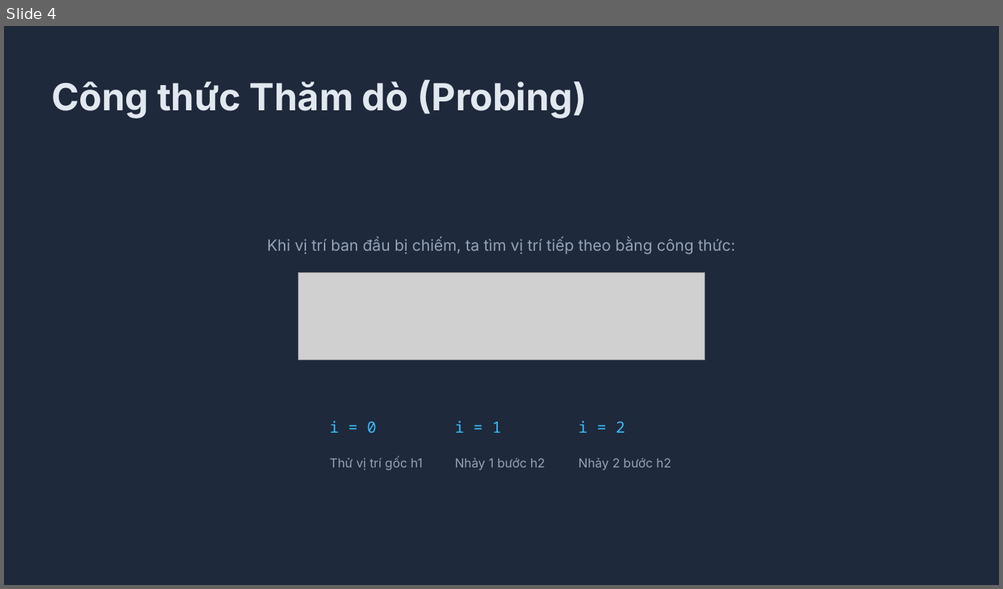
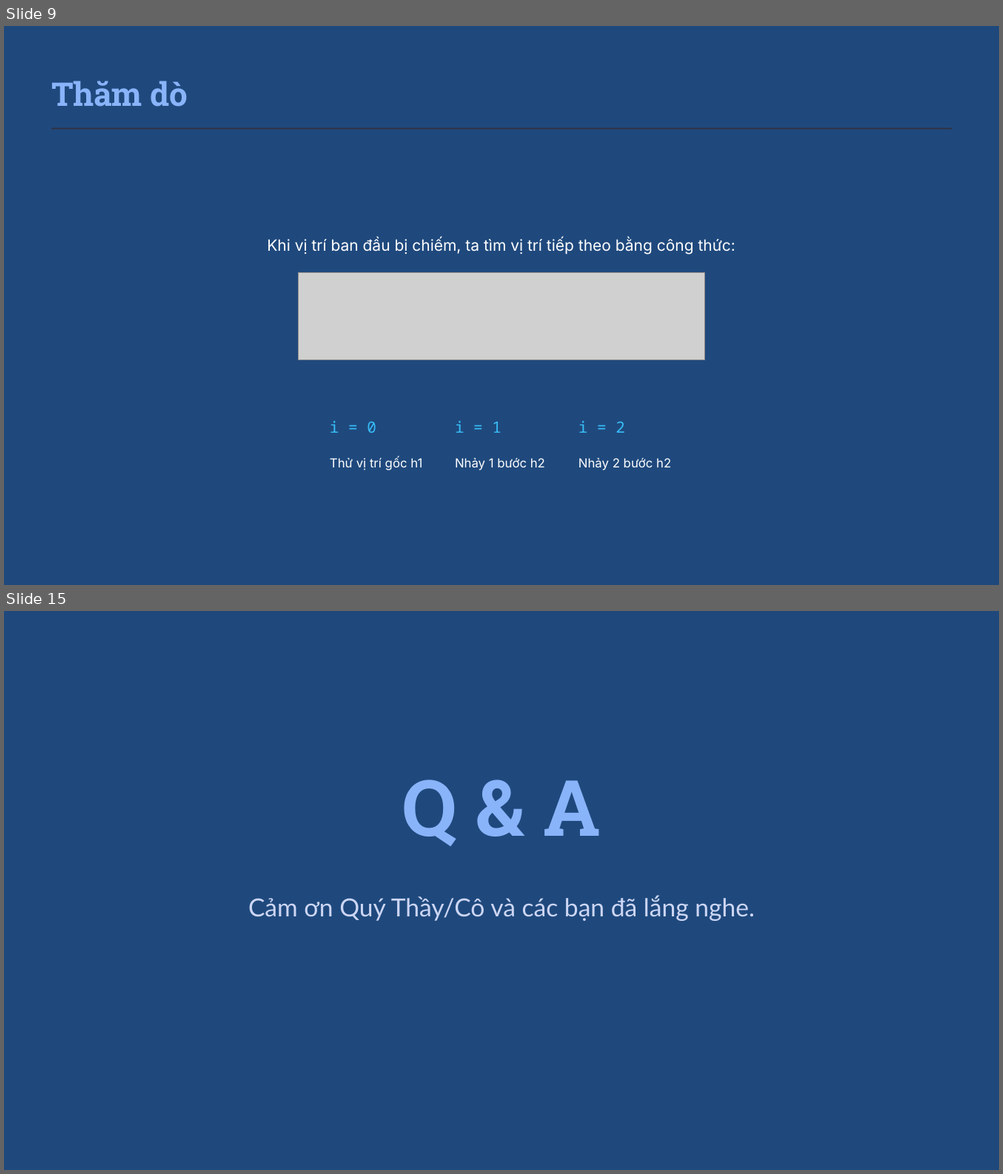
Before and after one commit to benx3/double-hash-demo, a slide deck: docs/Double Hashing Presentation.pptx. Shown one above the other, each under a label of ours: slide 4 before the commit, slides 9 and 15 after it; the slides between them are not shown. The pictures are 1003x589 and 1003x1174 pixels, drawn with LibreOffice and Linux fonts; fonts in the diff are those of the drawing; grey boxes stand for pictures. Boxes give left, top, right and bottom in pixels: in the first picture for what was removed or moved away, otherwise in the second. Text is boxed around its words. In the diff, an @@ line names an element or a change of style, - is before the commit and + after.

```diff
--- a/docs/Double Hashing Presentation.pptx
+++ b/docs/Double Hashing Presentation.pptx
@@ slide 15 added at bbox=[4, 611, 999, 1170], background #1F497D @@
@@ text added at bbox=[402, 780, 600, 846], 75 pt, text #89B4FA, bold @@
+Q & A
@@ text added at bbox=[248, 895, 754, 921], 24 pt, text #CDD6F4 @@
+Cảm ơn Quý Thầy/Cô và các bạn đã lắng nghe.
@@ what was slide 4 is now slide 9 @@
@@ slide 9 changed as well @@
@@ background #1E293B to #1F497D @@
@@ text at bbox=[51, 81, 188, 107]: text changed; size 36 to 31.5 pt; font Inter to Roboto Slab; text colour #E2E8F0 to #89B4FA @@
-Công thức Thăm dò (Probing)
+Thăm dò
@@ rectangle added at bbox=[52, 127, 951, 129], fill #313244 @@
@@ text colour #94A3B8 to #FFFFFF in 4 elements at bbox=[267, 238, 735, 255], bbox=[578, 458, 671, 471], bbox=[330, 457, 422, 471], bbox=[455, 458, 545, 471] @@
```
Also in this commit, not shown: 7 other slides changed, 6 other slides added, 2 slides removed, 3 other files.
